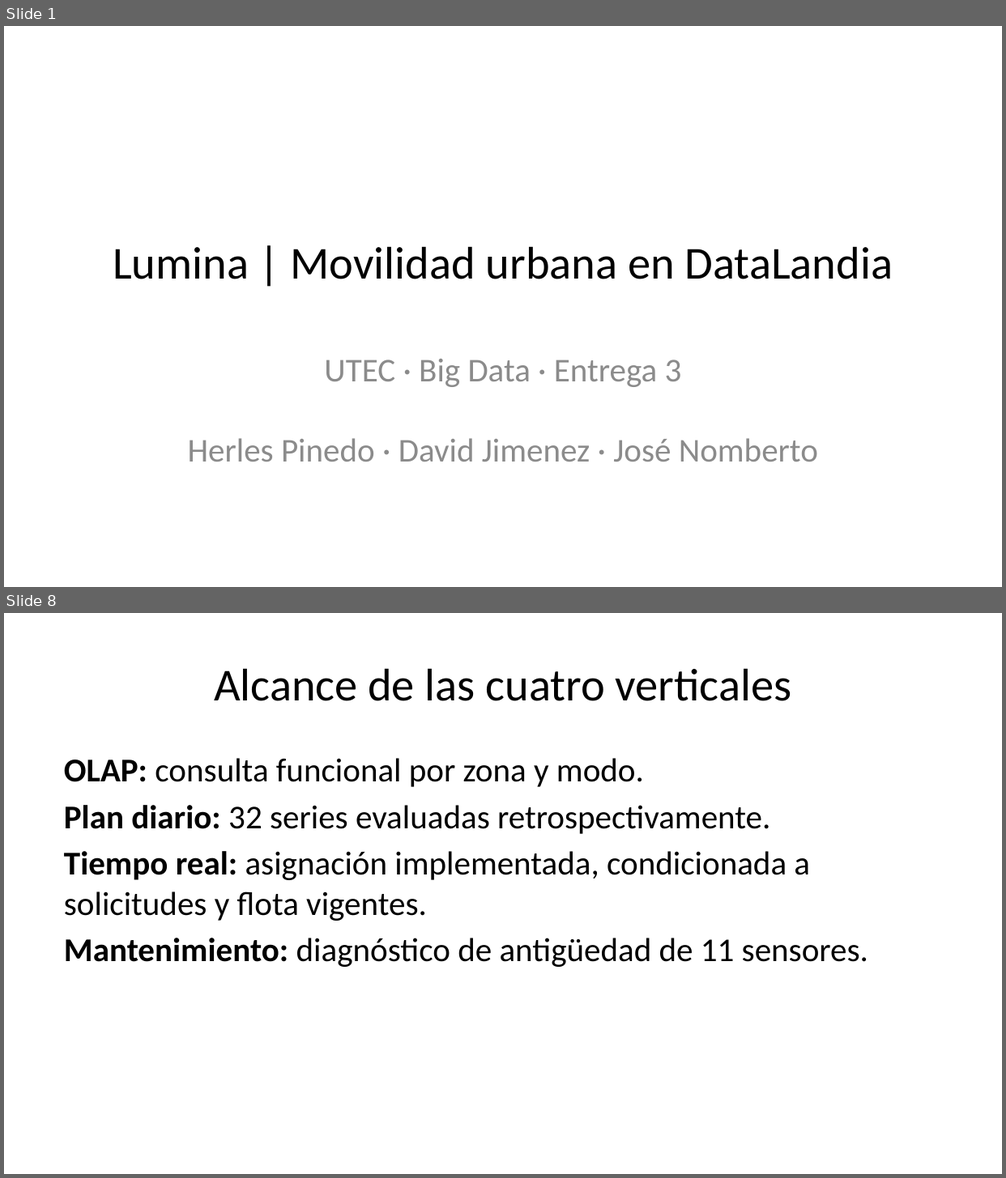
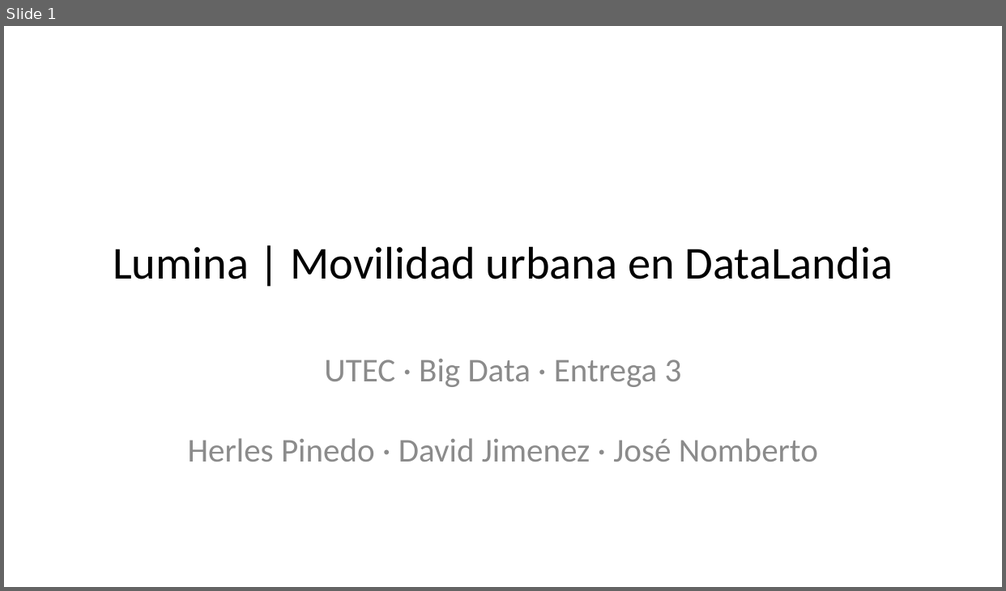
Before and after one commit to AlejandroPinedo/datalandia-lumina-smart-mobility-gcp, a slide deck: P3/entrega/Lumina-P3.pptx. Shown one above the other, each under a label of ours: slides 1 and 8 before the commit, slide 1 after it; the slides between them are not shown. The pictures are 1006x1178 and 1006x591 pixels, drawn with LibreOffice and Linux fonts; fonts in the diff are those of the drawing. Boxes give left, top, right and bottom in pixels: in the first picture for what was removed or moved away, otherwise in the second. Text is boxed around its words. In the diff, an @@ line names an element or a change of style, - is before the commit and + after.

```diff
--- a/P3/entrega/Lumina-P3.pptx
+++ b/P3/entrega/Lumina-P3.pptx
@@ slide 8 removed at (4,613,1002,1174), background #FFFFFF @@
@@ title removed at (214,668,792,701) @@
-Alcance de las cuatro verticales
@@ text removed at (64,758,868,967) @@
-OLAP: consulta funcional por zona y modo.
-Plan diario: 32 series evaluadas retrospectivamente.
-Tiempo real: asignación implementada, condicionada a solicitudes y flota vigentes.
-Mantenimiento: diagnóstico de antigüedad de 11 sensores.
```
Also in this commit, not shown: 5 slides changed, 7 slides added, 6 other slides removed, 2 other files.
